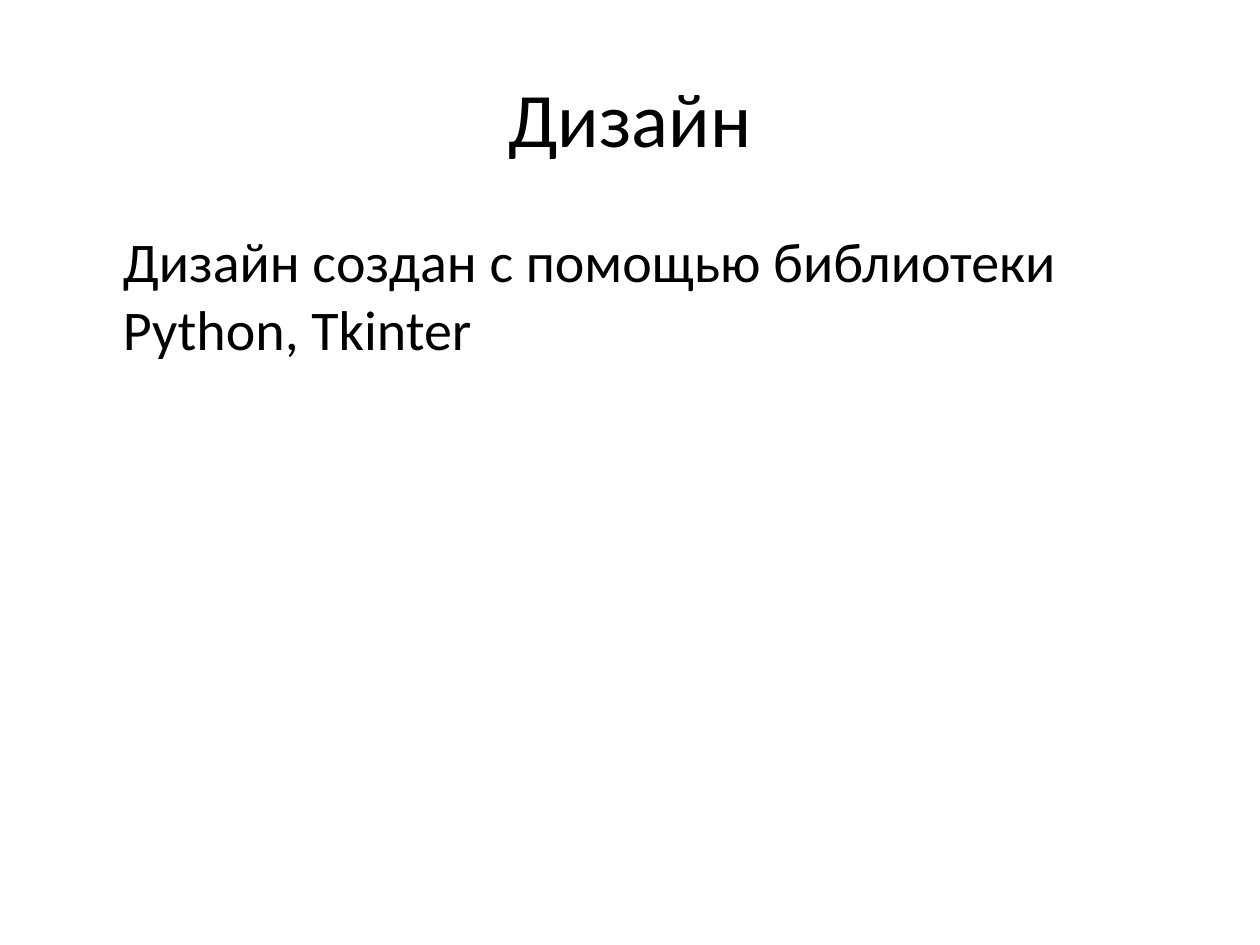
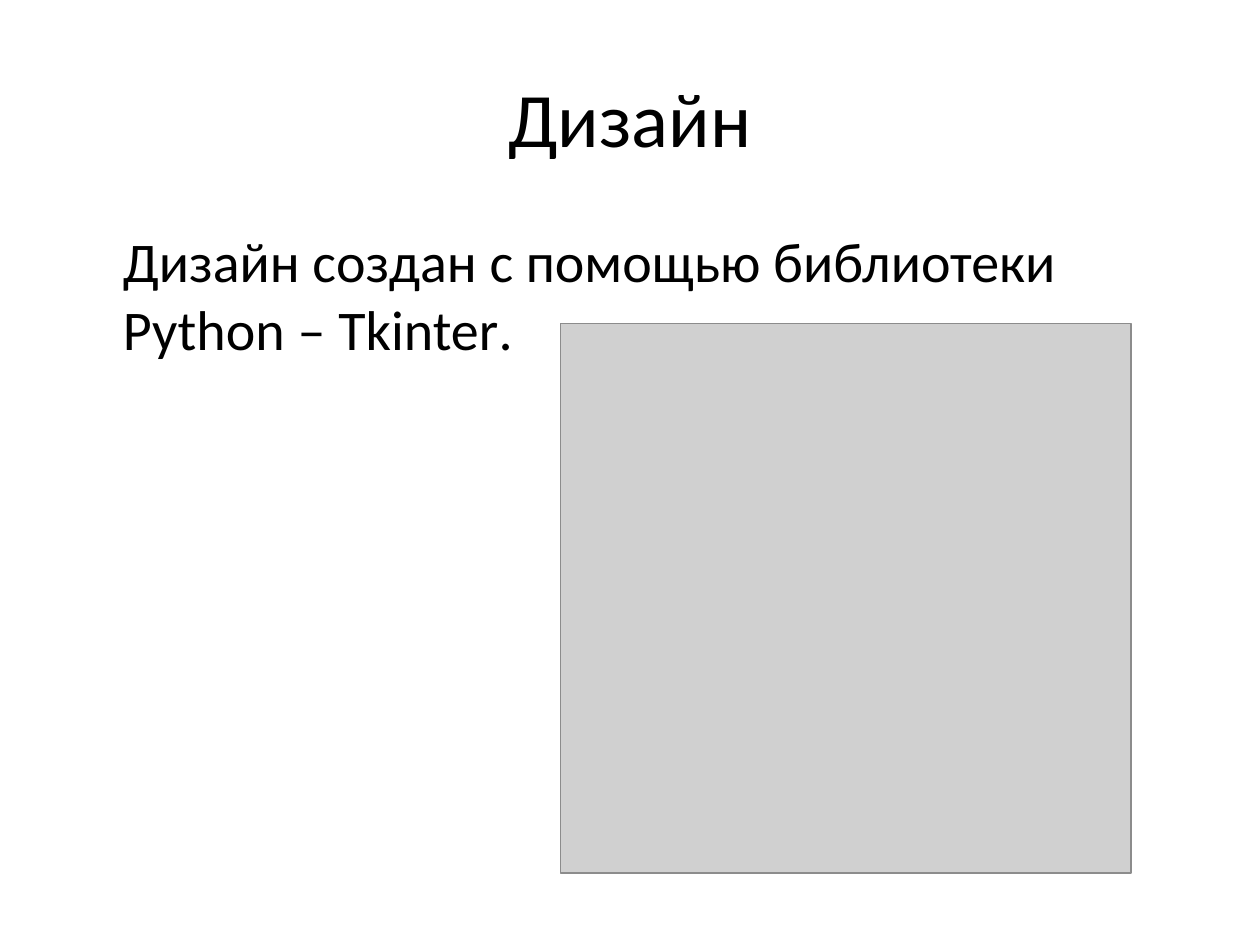
Before and after one commit to EnotikEk/UP_ISP223A, a slide deck: slide 9 of уп.pptx (slide 5 before the commit). Drawn at 1260x945 pixels with LibreOffice and Linux fonts; fonts in the diff are those of the drawing; grey boxes stand for pictures. Boxes give left, top, right and bottom in pixels: in the first picture for what was removed or moved away, otherwise in the second. Text is boxed around its words. In the diff, an @@ line names an element or a change of style, - is before the commit and + after.

```diff
--- a/уп.pptx
+++ b/уп.pptx
@@ text at [123,244,1055,359]: text changed @@
-Дизайн создан с помощью библиотеки Python, Tkinter
+Дизайн создан с помощью библиотеки Python – Tkinter.
@@ picture added at [561,324,1131,873] @@
```
Also in this commit, not shown: 3 other slides changed, 4 slides added.
